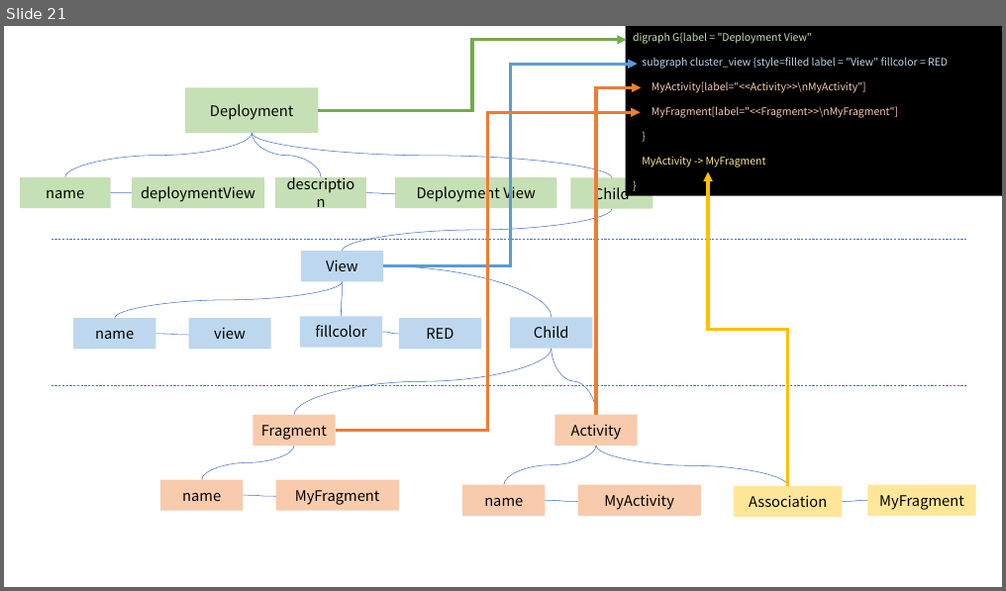
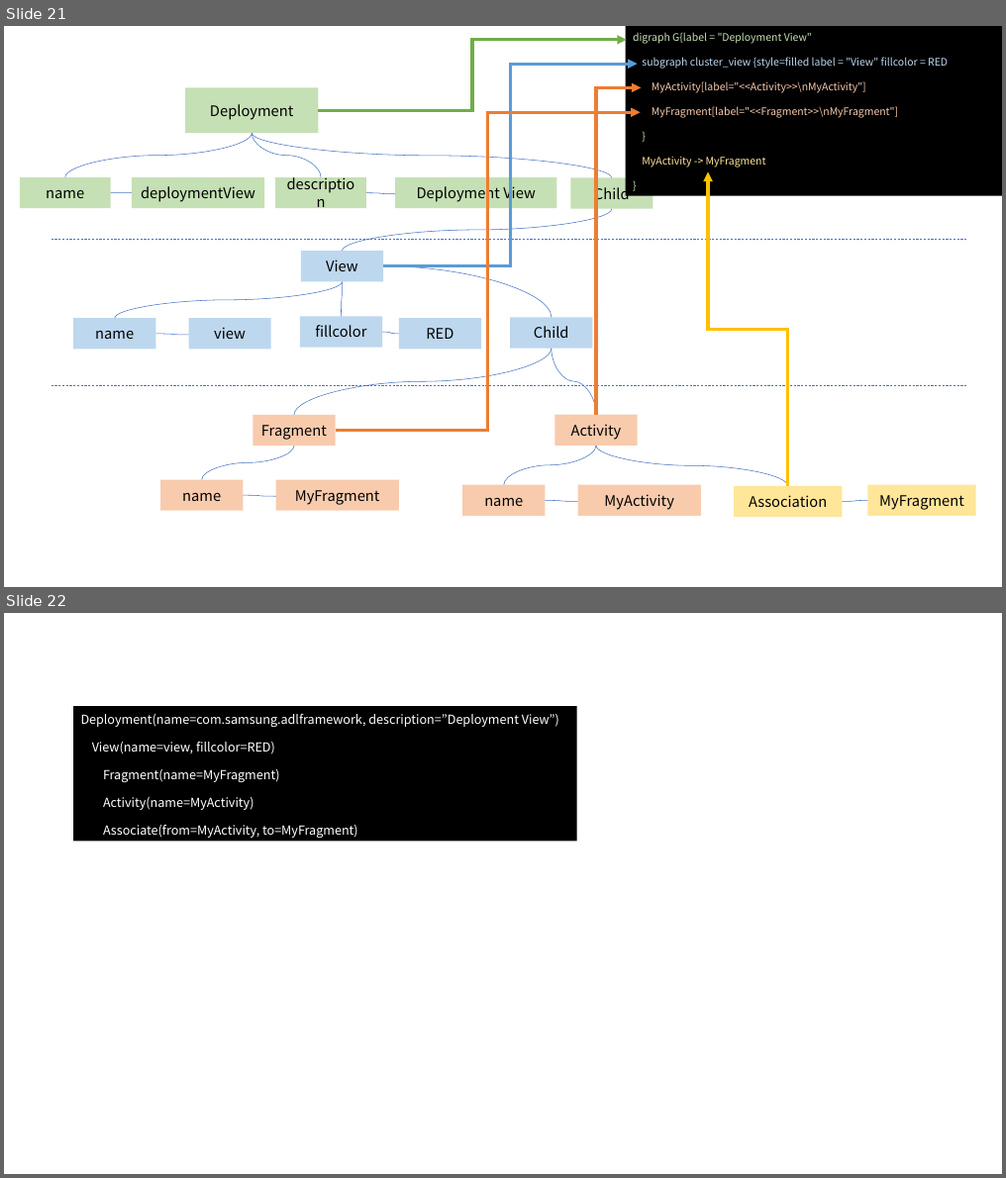
Before and after one commit to helloduk/TIL, a slide deck: AA/인증과제_ppt자료.pptx. Shown one above the other, each under a label of ours: slide 21 before the commit, slides 21 and 22 after it. The pictures are 1006x591 and 1006x1178 pixels, drawn with LibreOffice and Linux fonts; fonts in the diff are those of the drawing. Boxes give left, top, right and bottom in pixels: in the first picture for what was removed or moved away, otherwise in the second. Text is boxed around its words. In the diff, an @@ line names an element or a change of style, - is before the commit and + after.

```diff
--- a/AA/인증과제_ppt자료.pptx
+++ b/AA/인증과제_ppt자료.pptx
@@ slide 22 added at bbox=[4, 613, 1002, 1174], background #FFFFFF @@
@@ rectangle added at bbox=[73, 707, 577, 842], fill #000000, 12 pt, text #FFFFFF @@
+Deployment(name=com.samsung.adlframework, description=”Deployment View”)
+View(name=view, fillcolor=RED)
+Fragment(name=MyFragment)
+Activity(name=MyActivity)
+Associate(from=MyActivity, to=MyFragment)
```
Also in this commit, not shown: 1 slide changed, 2 other slides added, 1 slide removed, 4 other files.
